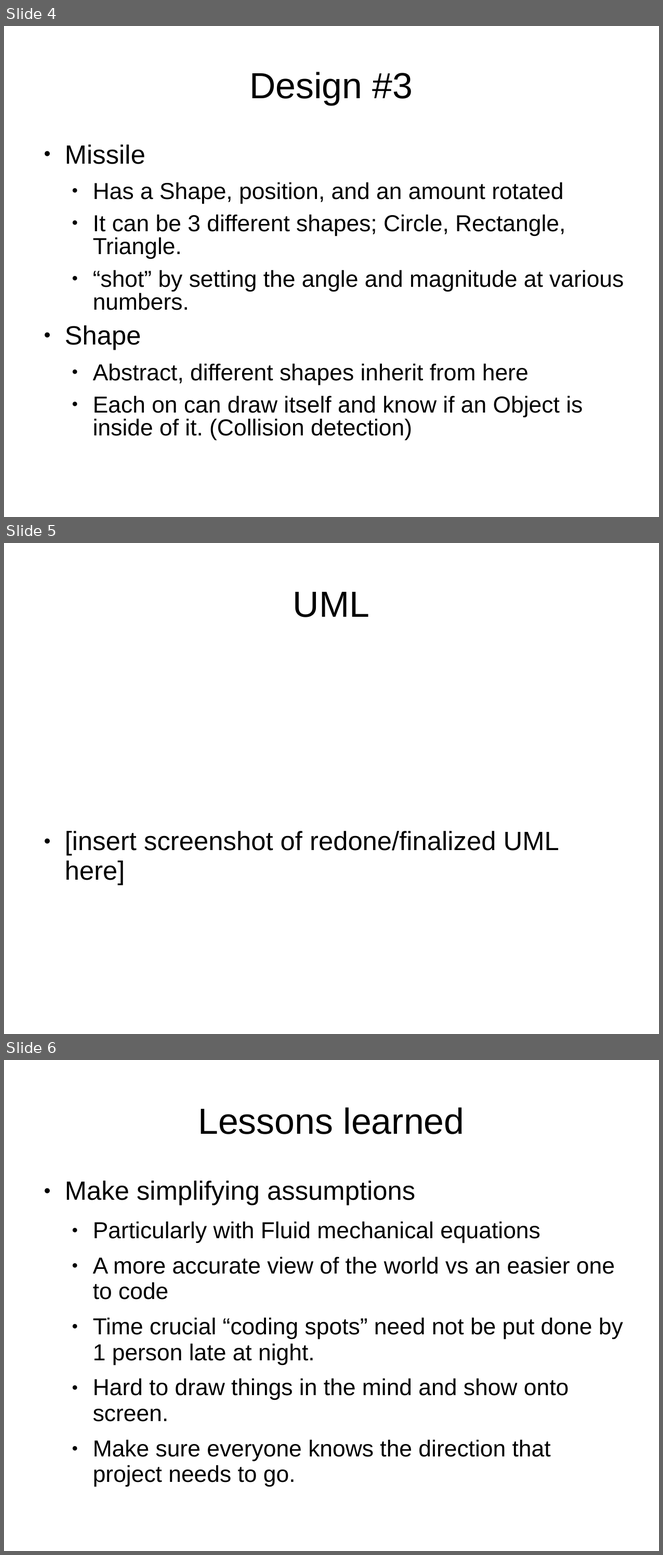
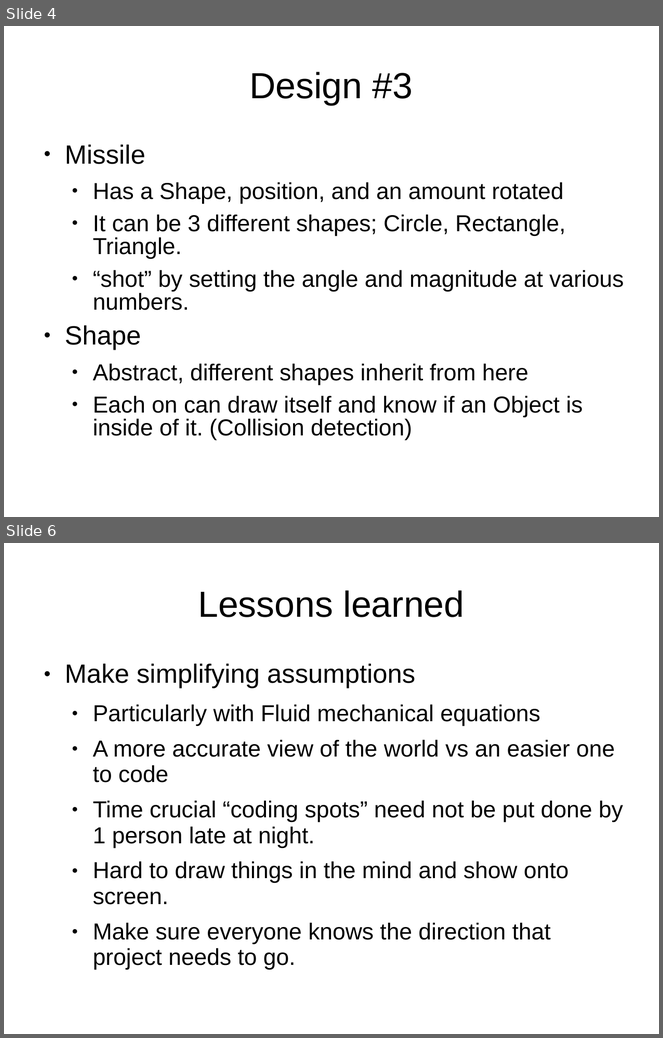
Before and after one commit to manofgate/ShapeLauncher306, a slide deck: Presentation.ppt. Shown one above the other, each under a label of ours: slides 4, 5 and 6 before the commit, slides 4 and 6 after it; the slides between them are not shown. The pictures are 663x1555 and 663x1038 pixels, drawn with LibreOffice and Linux fonts; fonts in the diff are those of the drawing. Boxes give left, top, right and bottom in pixels: in the first picture for what was removed or moved away, otherwise in the second. Text is boxed around its words. In the diff, an @@ line names an element or a change of style, - is before the commit and + after.

```diff
--- a/Presentation.ppt
+++ b/Presentation.ppt
@@ slide 5 removed at box(4, 543, 659, 1034), background #FFFFFF @@
@@ title removed at box(293, 592, 370, 617) @@
-UML
@@ text removed at box(65, 831, 559, 885) @@
-● [insert screenshot of redone/finalized UML here]
```
Also in this commit, not shown: 1 slide changed, 1 slide added, 8 other files.
